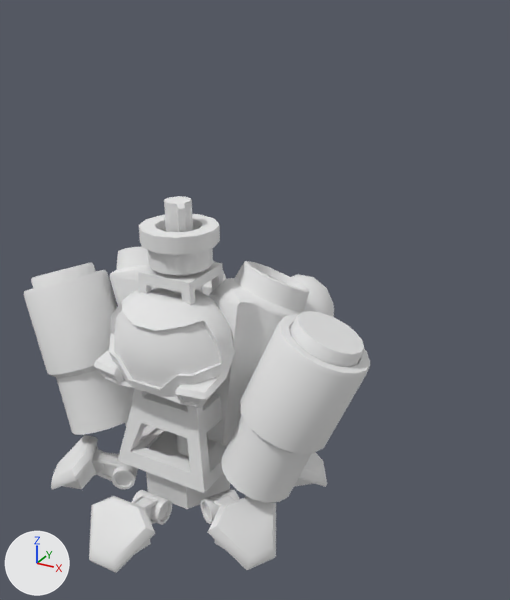
One commit to the Blender file client/Assets/Models/Generals/BlendModels/Albarn.blend: the scene before it, then after it.
Rendered twice from a 50 mm lens placed at (18.0, -25.5, 24.2), pointed at (2.6, 2.5, 10.2). The axes (+X, +Y, +Z) are drawn at lower left. The lights are the same throughout. Both versions are drawn at frame 10 of the action 'Death_00'; the numbers are the values there.
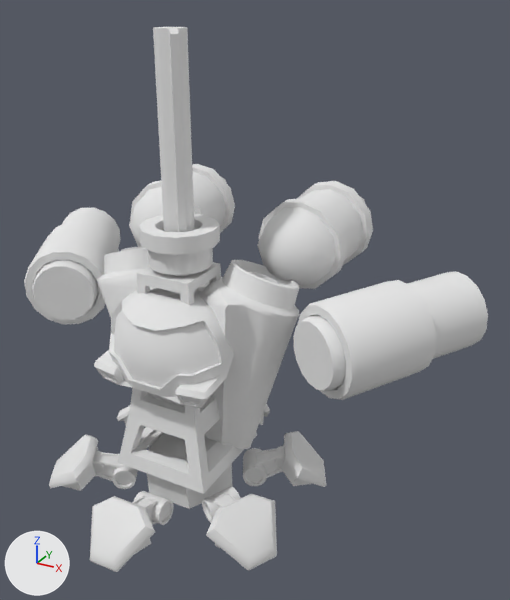
Diff of the bpy script that builds the scene:
```diff
--- a/client/Assets/Models/Generals/BlendModels/Albarn.blend.py
+++ b/client/Assets/Models/Generals/BlendModels/Albarn.blend.py
@@ me_mesh03 @@
 me_mesh03.from_pydata(...)  # 2871 vertices, 2743 faces; spans x -9.5..9.5, y 0.1..15.6, z -8.1..7.3
 # used by ob_mesh03; location = (0.0, 0.0, 0.0); rotation_euler = (1.571, 0.0, 0.0), in degrees (90, 0, 0)
+# me_mesh03 part 1: the loose piece of 112 vertices spanning x -9.5..-2.9, y 2.2..11.0, z -2.2..2.9 is multiplied about its middle by the matrix ((0.594, 0.749, -0.294), (-0.166, -0.243, -0.956), (-0.787, 0.617, -0.02)), then moved by (-3.3, 3.5, -3.5)
+# me_mesh03 part 2: the loose piece of 40 vertices spanning x -6.7..-3.8, y 0.1..2.4, z 1.2..4.4 is multiplied about its middle by the matrix ((0.996, 0.09, 0.004), (-0.09, 0.996, -0.003), (-0.004, 0.003, 1.0))
+# me_mesh03 part 3: the loose piece of 122 vertices spanning x 0.1..5.5, y 2.7..10.3, z -8.1..-2.2 is multiplied about its middle by the matrix ((0.966, -0.248, 0.077), (-0.047, -0.46, -0.887), (0.255, 0.853, -0.456)), then moved by (1.1, 6.1, -1.6)
+# me_mesh03 part 4: the loose piece of 268 vertices spanning x -5.5..5.5, y 2.2..12.4, z -4.3..0.8 is multiplied about its middle by the matrix ((1.0, -0.029, 0.012), (0.03, 0.997, -0.071), (-0.01, 0.071, 0.997)), then moved by (-0.2, 0.1, 0.4)
+# me_mesh03 part 5: the loose piece of 32 vertices spanning x -0.7..0.7, y 2.1..15.6, z -0.7..0.7 is scaled about its middle by 1.13, then moved by (0.0, 6.4, 0.0)
+# me_mesh03 part 6: the loose piece of 226 vertices spanning x 2.0..4.9, y 0.1..1.7, z 0.7..3.1 is multiplied about its middle by the matrix ((0.999, -0.024, -0.023), (0.022, 0.995, -0.101), (0.025, 0.1, 0.995)), then moved by (0.0, 0.1, 0.0)
+# me_mesh03 part 7: the loose piece of 48 vertices spanning x -9.2..-5.3, y 7.9..11.3, z -1.7..1.9 is multiplied about its middle by the matrix ((0.594, 0.749, -0.294), (-0.166, -0.243, -0.956), (-0.787, 0.617, -0.02)), then moved by (-0.5, 0.1, -0.6)
+# me_mesh03 part 8: the loose piece of 40 vertices spanning x -1.8..1.8, y 0.1..2.4, z -7.3..-4.8 is multiplied about its middle by the matrix ((0.999, -0.049, 0.011), (0.049, 0.999, 0.018), (-0.012, -0.017, 1.0)), then moved by (0.0, 0.0, -0.1)
+# me_mesh03 part 9: the loose piece of 226 vertices spanning x 2.0..4.9, y 0.1..1.7, z -3.1..-0.7 is moved by (0.0, 0.1, 0.0)
+# me_mesh03 part 10: the loose piece of 40 vertices spanning x -6.7..-3.8, y 0.1..2.4, z -4.4..-1.2 is multiplied about its middle by the matrix ((0.998, -0.053, 0.036), (0.056, 0.996, -0.076), (-0.032, 0.078, 0.996)), then moved by (0.0, 0.0, 0.1)
+# me_mesh03 part 11: the loose piece of 40 vertices spanning x 3.8..6.7, y 0.1..2.4, z 1.2..4.4 is multiplied about its middle by the matrix ((0.997, -0.081, -0.022), (0.079, 0.995, -0.067), (0.028, 0.065, 0.998)), then moved by (0.0, 0.1, 0.1)
+# me_mesh03 part 12: the loose piece of 112 vertices spanning x 2.9..9.5, y 2.2..11.0, z -2.2..2.9 is multiplied about its middle by the matrix ((0.577, -0.755, 0.312), (0.187, -0.25, -0.95), (0.795, 0.606, -0.003)), then moved by (3.3, 3.5, -3.5)
+# me_mesh03 part 13: the loose piece of 48 vertices spanning x 5.3..9.2, y 7.9..11.3, z -1.7..1.9 is multiplied about its middle by the matrix ((0.577, -0.755, 0.312), (0.187, -0.25, -0.95), (0.795, 0.606, -0.003)), then moved by (0.5, 0.1, -0.6)
+# me_mesh03 part 14: the loose piece of 12 vertices spanning x -2.5..2.5, y 0.2..2.0, z -2.1..2.1 is multiplied about its middle by the matrix ((1.0, -0.025, 0.0), (0.025, 0.999, -0.041), (0.001, 0.041, 0.999))
+# me_mesh03 part 15: the loose piece of 122 vertices spanning x -5.5..-0.1, y 2.7..10.3, z -8.1..-2.2 is multiplied about its middle by the matrix ((0.937, 0.316, -0.148), (0.016, -0.462, -0.886), (-0.349, 0.828, -0.438)), then moved by (-1.5, 6.1, -1.5)
+# me_mesh03 part 16: the loose piece of 120 vertices spanning x -2.6..2.6, y 2.1..12.3, z -2.6..2.6 is multiplied about its middle by the matrix ((0.998, -0.002, 0.003), (0.01, 0.997, -0.032), (-0.001, 0.002, 0.991)), then moved by (0.0, 0.0, 0.1)
 me_mesh03.materials.append(mat_default____001)
```

Where the change shows, as pixel boxes (x1, y1, x2, y2) in the pictures (510 x 600 px; the box of a moved part takes in the faces that stretch with it):
'mesh03', reshaped (34% wider, 44% taller)
    before: (23, 196, 370, 573)
    after: (24, 27, 488, 572)
part 1 of me_mesh03, moved or reshaped
    before: (23, 270, 134, 435)
    after: (24, 208, 121, 324)
part 2 of me_mesh03, moved or reshaped
    before: (51, 435, 98, 490)
    after: (49, 435, 98, 491)
part 3 of me_mesh03, moved or reshaped
    before: (291, 274, 334, 317)
    after: (257, 181, 373, 289)
part 4 of me_mesh03, moved or reshaped
    before: (110, 247, 310, 445)
    after: (97, 248, 300, 449)
part 5 of me_mesh03, moved or reshaped
    before: (164, 196, 193, 456)
    after: (153, 27, 197, 295)
part 6 of me_mesh03, moved or reshaped
    before: (201, 488, 239, 524)
    after: (202, 486, 240, 523)
part 7 of me_mesh03, moved or reshaped
    before: (31, 262, 96, 289)
    after: (32, 260, 99, 320)
part 8 of me_mesh03, moved or reshaped (not visible before)
    after: (259, 404, 270, 425)
part 9 of me_mesh03, moved or reshaped (not visible before)
    after: (243, 446, 285, 486)
part 10 of me_mesh03, moved or reshaped (not visible before)
    after: (117, 406, 130, 425)
part 11 of me_mesh03, moved or reshaped
    before: (208, 496, 276, 570)
    after: (206, 494, 277, 571)
part 12 of me_mesh03, moved or reshaped
    before: (222, 314, 370, 503)
    after: (298, 271, 488, 400)
part 13 of me_mesh03, moved or reshaped
    before: (290, 311, 364, 367)
    after: (293, 315, 346, 391)
part 14 of me_mesh03, moved or reshaped
    before: (146, 431, 230, 509)
    after: (147, 433, 232, 509)
part 15 of me_mesh03, moved or reshaped
    before: (213, 261, 226, 278)
    after: (129, 164, 235, 247)
part 16 of me_mesh03, moved or reshaped
    before: (118, 262, 228, 493)
    after: (118, 262, 257, 494)
